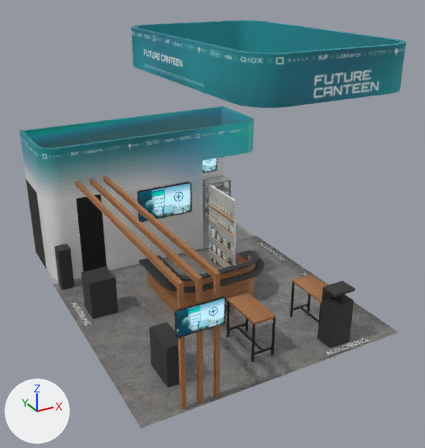
The glTF model model/Messestand_Internorga_27.glb, before and after one commit.
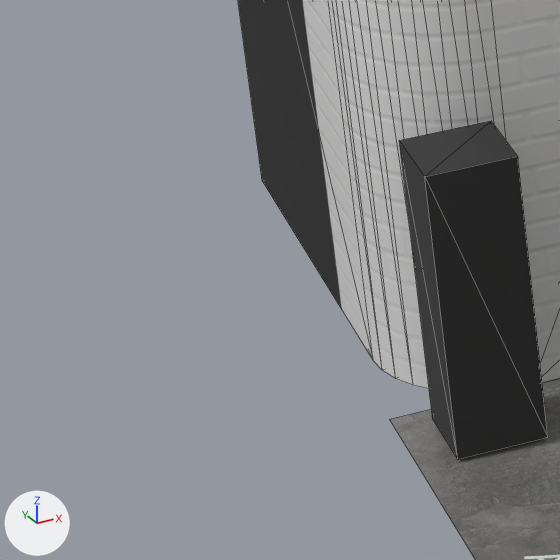
Each version appears first whole from a camera (50 mm lens) standing at (-6.67, -13.23, 8.48) and looking at (0.2, -0.74, 2.24), and next in a close-up on the part from 0% to 18% of the width and 51% to 68% of the height. The lights are fixed; the arrows at lower left show +X, +Y and +Z. The close-ups show mesh edges as thin lines. Where no turn or scale is listed for an object, it has been applied to the vertices.

In view in the first close-up: 'Cube.010', 'Floor', 'Wand'.
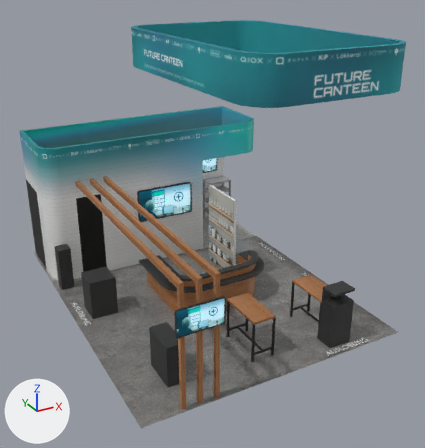
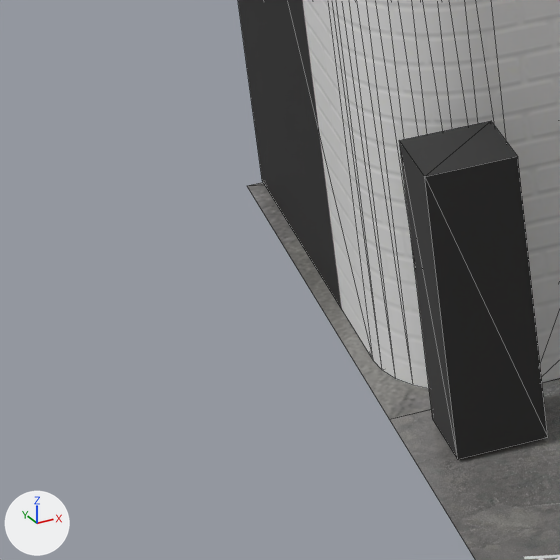
What differs and where, as boxes (x1, y1, x2, y2) in the close-ups (560 x 560 px):
```json
{"object": "Floor.002", "change": "added", "after": [247, 182, 431, 419]}
```

Edits to the scene script, one JSON object a line:
```json
{"op": "add", "block": "me_plane_002", "code": ["me_plane_002 = bpy.data.meshes.new('Plane.002')", "me_plane_002.from_pydata(...)  # 5 vertices, 3 faces; spans x -3.5..1.35, y 2.14..4.5, z 0.0", "me_plane_002.materials.append(mat_schiefer)  # picture img_14_unidigital_schiefer"]}
{"op": "add", "block": "ob_floor_002", "code": ["ob_floor_002 = bpy.data.objects.new('Floor.002', me_plane_002)", "ob_floor_002.location = (0.0, 0.0, 0.0)"]}
```
